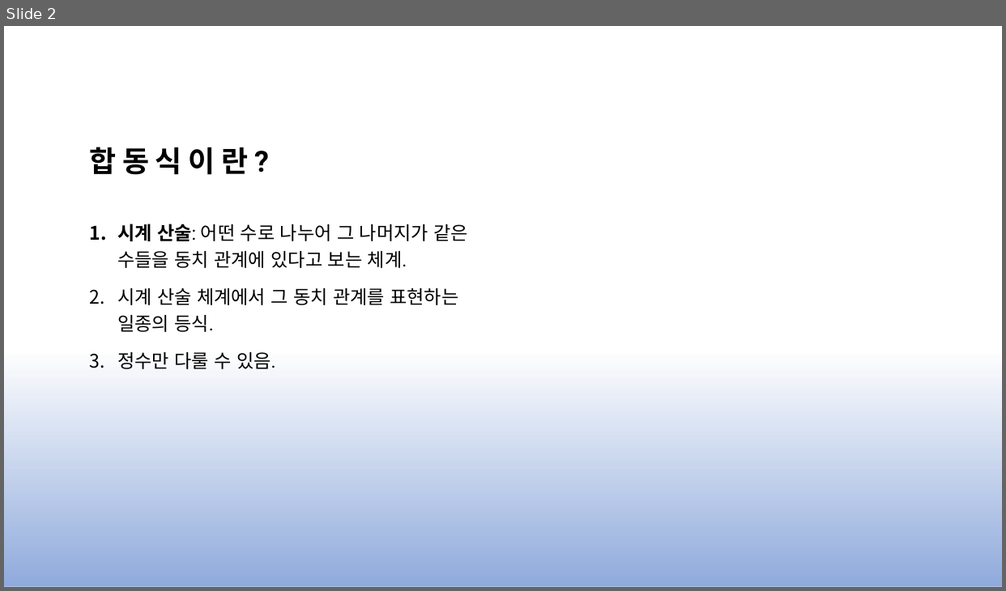
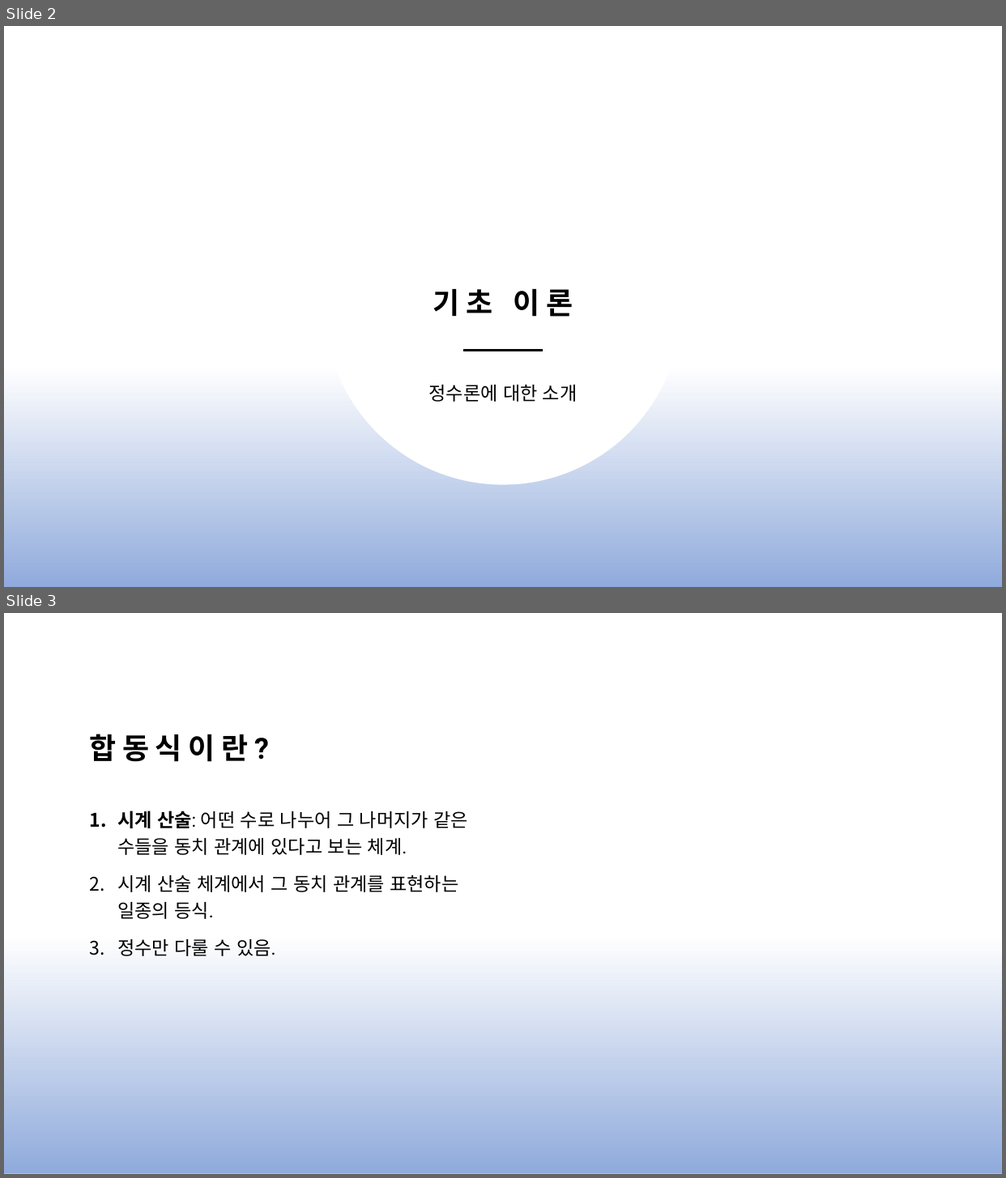
Before and after one commit to js4484821266/congrlang, a slide deck: congrlang.pptx. Shown one above the other, each under a label of ours: slide 2 before the commit, slides 2 and 3 after it. The pictures are 1006x591 and 1006x1178 pixels, drawn with LibreOffice and Linux fonts; fonts in the diff are those of the drawing; grey boxes stand for pictures; background and template pictures are left out. Boxes give left, top, right and bottom in pixels: in the first picture for what was removed or moved away, otherwise in the second. Text is boxed around its words. In the diff, an @@ line names an element or a change of style, - is before the commit and + after.

```diff
--- a/congrlang.pptx
+++ b/congrlang.pptx
@@ slide 2 added at bbox=[4, 26, 1002, 587], background picture (left out); not listed: 1 template element that a slide beside it also shows @@
@@ rectangle added at bbox=[4, 26, 1002, 587], fill #FFFFFF @@
@@ freeform shape added at bbox=[325, 129, 681, 485], fill #FFFFFF @@
@@ title added at bbox=[433, 289, 573, 317], 28 pt, text #000000, bold @@
+기초 이론
@@ rectangle added at bbox=[4, 332, 1002, 587], fill gradient #8FAADC @@
@@ line added from (463, 350) to (543, 350), #000000 2.5 pt @@
@@ subtitle added at bbox=[429, 385, 577, 402], 18 pt, text #000000 @@
+정수론에 대한 소개
@@ what was slide 2 is now slide 3 @@
```
Also in this commit, not shown: 6 slides changed, 5 other slides added.
